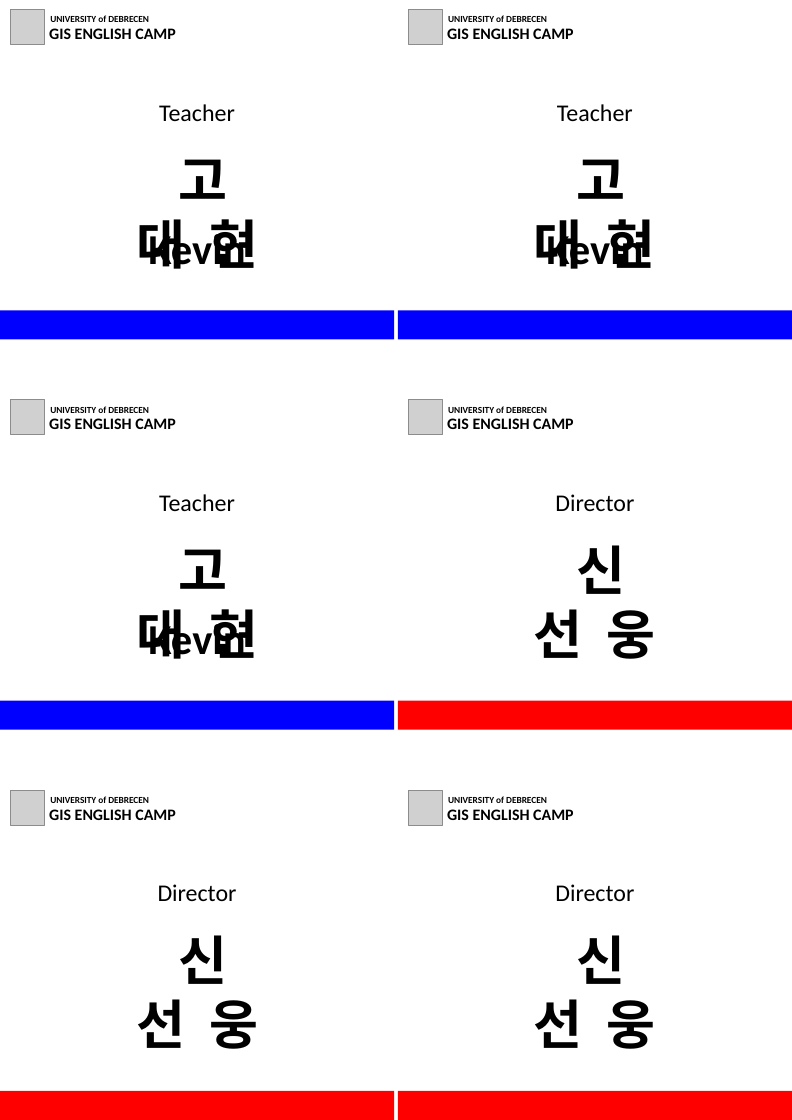
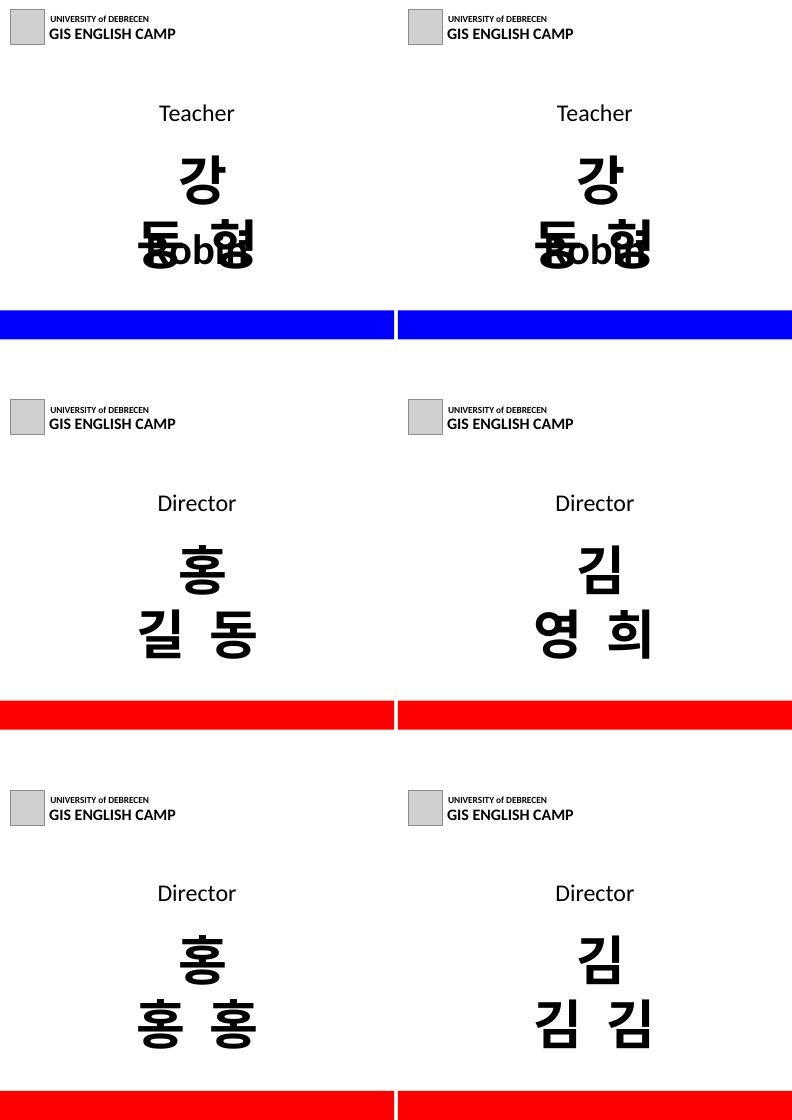
Before and after one commit to AIdward/english-camp-manage, a slide deck: slide 6 of Nametag/nametag.pptx (slide 3 before the commit). Drawn at 792x1120 pixels with LibreOffice and Linux fonts; fonts in the diff are those of the drawing; grey boxes stand for pictures. Boxes give left, top, right and bottom in pixels: in the first picture for what was removed or moved away, otherwise in the second. Text is boxed around its words. In the diff, an @@ line names an element or a change of style, - is before the commit and + after.

```diff
--- a/Nametag/nametag.pptx
+++ b/Nametag/nametag.pptx
@@ text at (136,155,258,269): text changed @@
-고 대 현
+강 동 형
@@ text at (534,155,656,269): text changed @@
-고 대 현
+강 동 형
@@ text at (146,229,248,275): text changed @@
-Kevin
+Robin
@@ text at (544,229,646,275): text changed @@
-Kevin
+Robin
@@ text at (158,494,237,511): text changed @@
-Teacher
+Director
@@ text at (136,545,258,659): text changed @@
-고 대 현
+홍 길 동
@@ text at (534,545,656,659): text changed @@
-신 선 웅
+김 영 희
@@ text removed at (148,619,245,659) @@
-Kevin
@@ rectangle at (0,700,394,729): fill #0000FF to #FF0000 @@
@@ text at (136,935,258,1049): text changed @@
-신 선 웅
+홍 홍 홍
@@ text at (534,935,656,1049): text changed @@
-신 선 웅
+김 김 김
```
Also in this commit, not shown: 3 other slides changed, 3 slides added, 4 other files.
